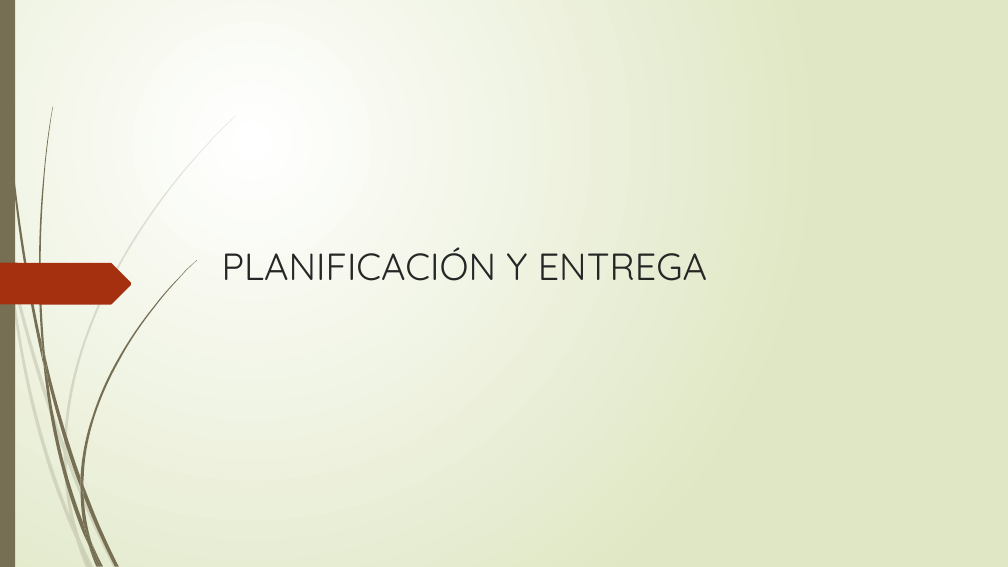
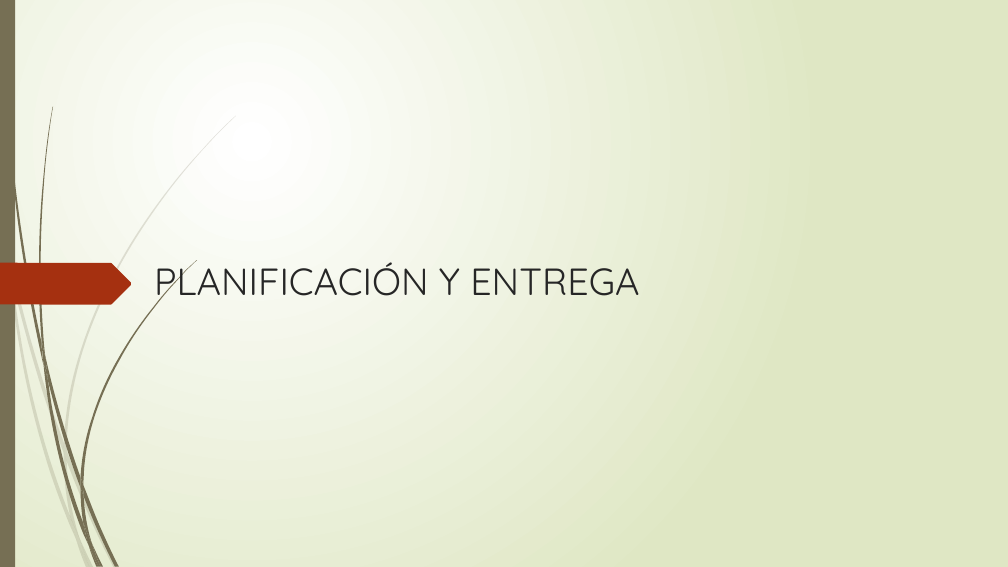
Before and after one commit to DiegoUAH/TG3, a slide deck: slide 3 of TG3_final.pptx. Drawn at 1008x567 pixels with LibreOffice and Linux fonts; fonts in the diff are those of the drawing. Boxes give left, top, right and bottom in pixels: in the first picture for what was removed or moved away, otherwise in the second. Text is boxed around its words. In the diff, an @@ line names an element or a change of style, - is before the commit and + after.

```diff
--- a/TG3_final.pptx
+++ b/TG3_final.pptx
@@ title "PLANIFICACIÓN Y ENTREGA" rewrapped from (x1=222, y1=247, x2=707, y2=281) to (x1=154, y1=260, x2=639, y2=305) @@
```
Also in this commit, not shown: 5 other slides changed, 18 slides added, 30 slides removed.
